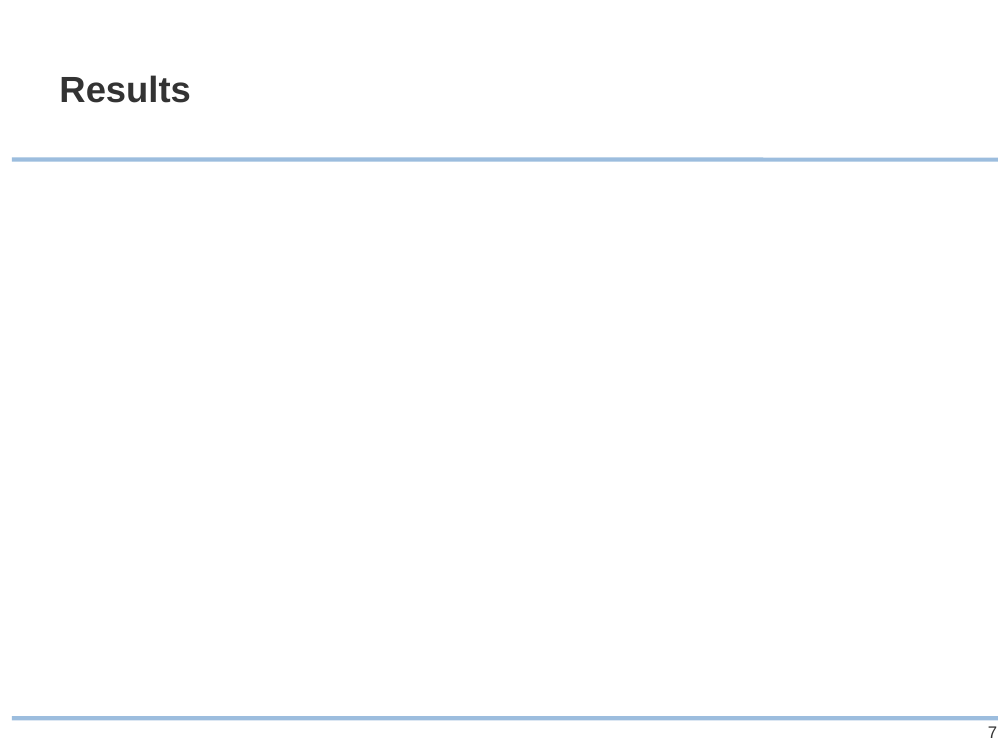
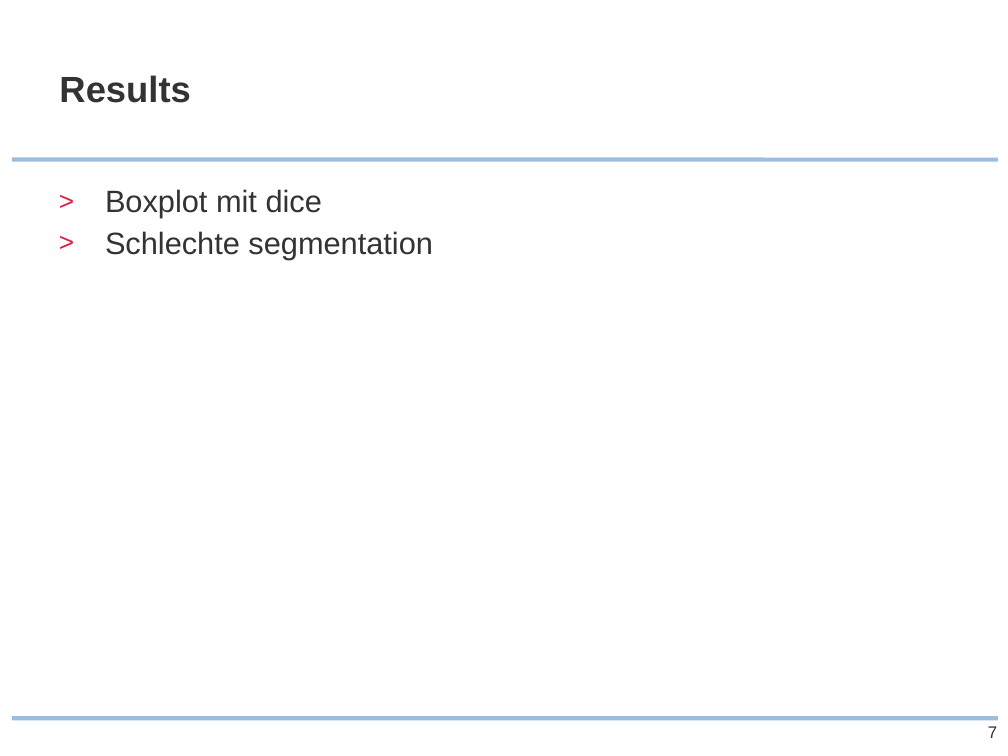
Before and after one commit to ipa/MIALab, a slide deck: slide 7 of doc/presentation/MIALab_slides.pptx. Drawn at 1008x756 pixels with LibreOffice and Linux fonts; fonts in the diff are those of the drawing; background and template pictures are left out. Boxes give left, top, right and bottom in pixels: in the first picture for what was removed or moved away, otherwise in the second. Text is boxed around its words. In the diff, an @@ line names an element or a change of style, - is before the commit and + after.

```diff
--- a/doc/presentation/MIALab_slides.pptx
+++ b/doc/presentation/MIALab_slides.pptx
@@ text added at (105, 189, 433, 259), 22 pt, text #333333 @@
+> Boxplot mit dice
+> Schlechte segmentation
```
Also in this commit, not shown: 5 other slides changed, 5 slides added, 3 slides removed, 8 other files.
